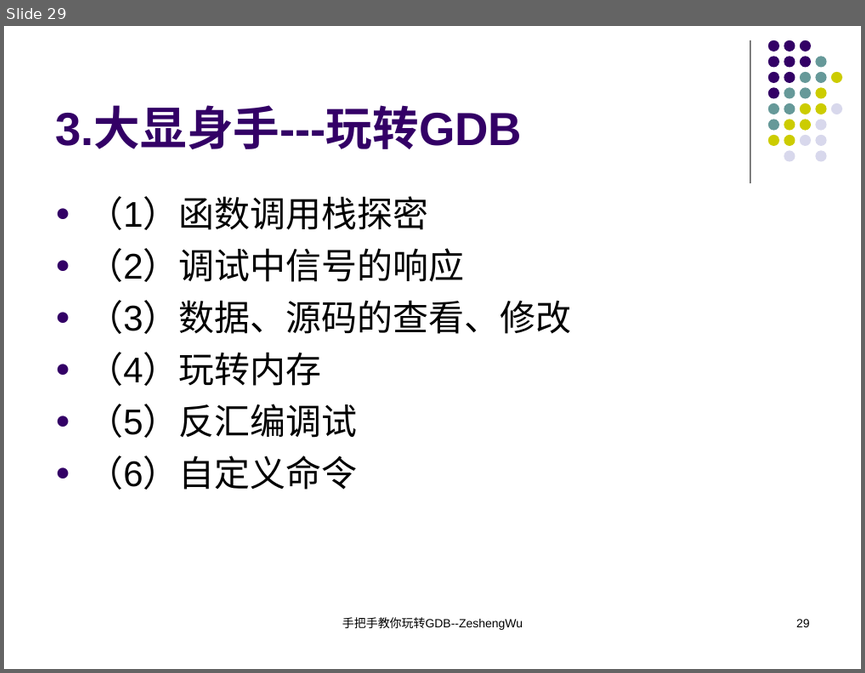
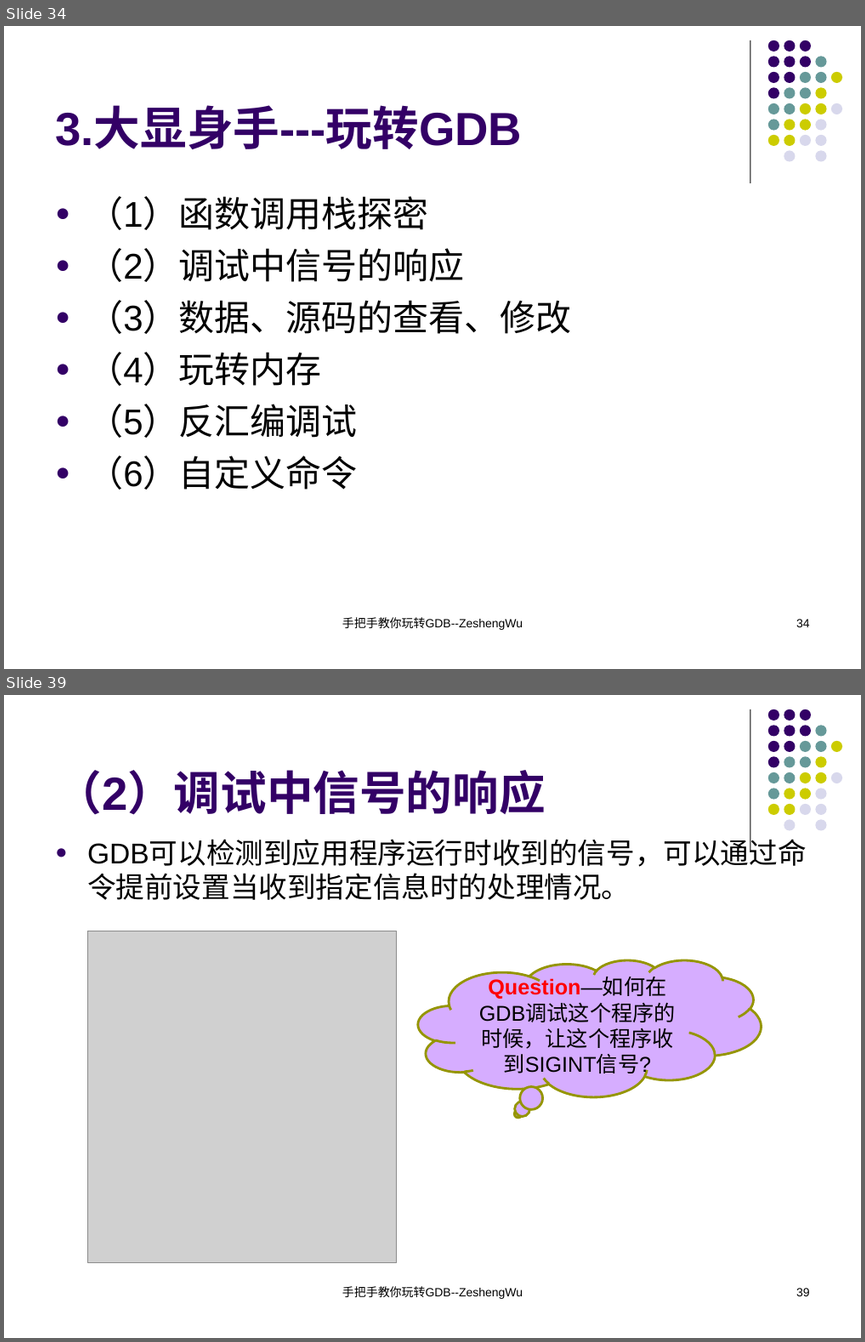
Before and after one commit to KublaikhanGeek/reactor, a slide deck: docs/手把手教你玩转GDB/手把手教你玩转GDB.ppt. Shown one above the other, each under a label of ours: slide 29 before the commit, slides 34 and 39 after it; the slides between them are not shown. The pictures are 865x673 and 865x1342 pixels, drawn with LibreOffice and Linux fonts; fonts in the diff are those of the drawing; grey boxes stand for pictures. Boxes give left, top, right and bottom in pixels: in the first picture for what was removed or moved away, otherwise in the second. Text is boxed around its words. In the diff, an @@ line names an element or a change of style, - is before the commit and + after.

```diff
--- a/docs/手把手教你玩转GDB/手把手教你玩转GDB.ppt
+++ b/docs/手把手教你玩转GDB/手把手教你玩转GDB.ppt
@@ slide 39 added at <box>4,695,861,1338</box>, background #FFFFFF; not listed: 32 template elements that a slide beside it also shows @@
@@ title added at <box>55,770,545,815</box>, 39 pt, text #330066, bold @@
+（2）调试中信号的响应
@@ text added at <box>87,840,806,900</box>, 24 pt, text #000000 @@
+● GDB可以检测到应用程序运行时收到的信号，可以通过命令提前设置当收到指定信息时的处理情况。
@@ picture added at <box>88,930,398,1262</box> @@
@@ thought cloud added at <box>418,959,760,1097</box>, fill #D6ADFF, outline #959500 2.01 pt, 18 pt, text #000000 @@
+Question—如何在GDB调试这个程序的时候，让这个程序收到SIGINT信号?
@@ text added at <box>342,1286,522,1299</box>, 10 pt, text #000000 @@
+手把手教你玩转GDB--ZeshengWu
@@ page number added at <box>796,1287,810,1296</box>, 10 pt, text #000000 @@
+39
@@ what was slide 29 is now slide 34 @@
@@ page number at <box>796,618,810,627</box>: text changed @@
-29
+34
```
Also in this commit, not shown: 5 slides changed, 23 other slides added, 1 other file.
